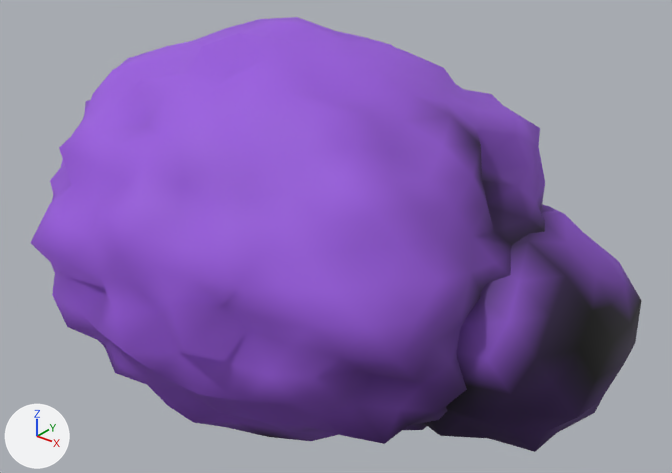
The glTF model models-src/coral_brain.glb: old version first, new version second.
The view is the same before and after, from a camera (50 mm lens) standing at (1.505, -1.699, 1.403) and looking at (0.127, 0.023, 0.335). Arrows for +X, +Y and +Z are at lower left; the lights stay in place. The older version comes first. Where no turn or scale is listed for an object, it has been applied to the vertices.

The older version as bpy lines, for what is in view:
```python
me_coral_brain_mesh = bpy.data.meshes.new('coral_brain_mesh')
me_coral_brain_mesh.from_pydata(...)  # 804 vertices, 1600 faces; spans x -0.74..0.9, y -0.63..0.63, z -0.17..0.87
me_coral_brain_mesh.materials.append(mat_coral_purple)
ob_coral_brain_mesh = bpy.data.objects.new('coral_brain_mesh', me_coral_brain_mesh)
ob_coral_brain_mesh.location = (0.0, 0.0, 0.0)
```
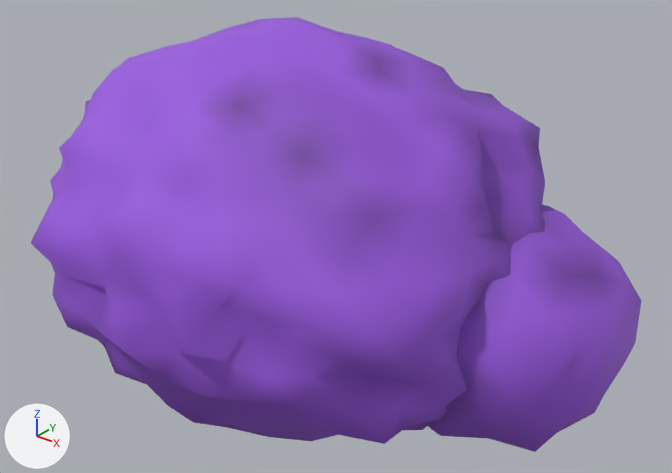
Patch to the scene script:
```diff
--- a/models-src/coral_brain.glb.py
+++ b/models-src/coral_brain.glb.py
@@ me_coral_brain_mesh @@
 me_coral_brain_mesh.from_pydata(...)  # 804 vertices, 1600 faces; spans x -0.74..0.9, y -0.63..0.63, z -0.17..0.87
 # used by ob_coral_brain_mesh; location = (0.0, 0.0, 0.0)
+# me_coral_brain_mesh part 1: 1470 faces centred in x -0.72..0.89, y -0.62..0.6, z -0.16..0.86 are repainted in the vertex colours, in many colours
 me_coral_brain_mesh.materials.append(mat_coral_purple)
```

Boxes (x1, y1, x2, y2) around the edits, measured in the pictures (672 x 473 px):
part 1 of me_coral_brain_mesh, recoloured: (199, 42, 641, 452) in both
